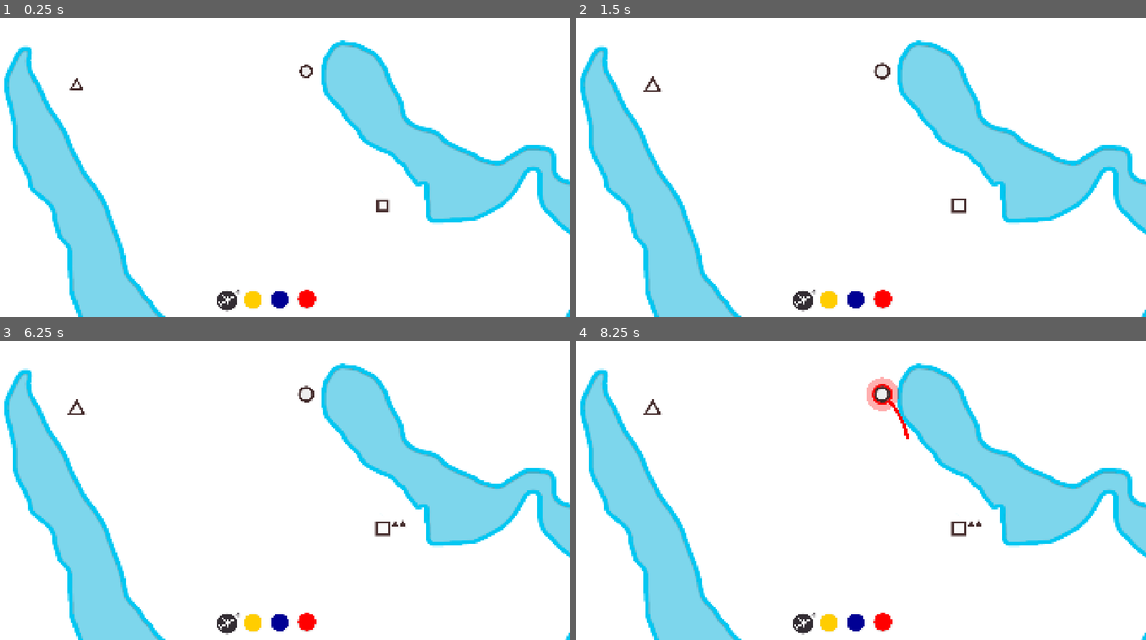
Above: before the commit, frames 1-4 (two rows, left to right).
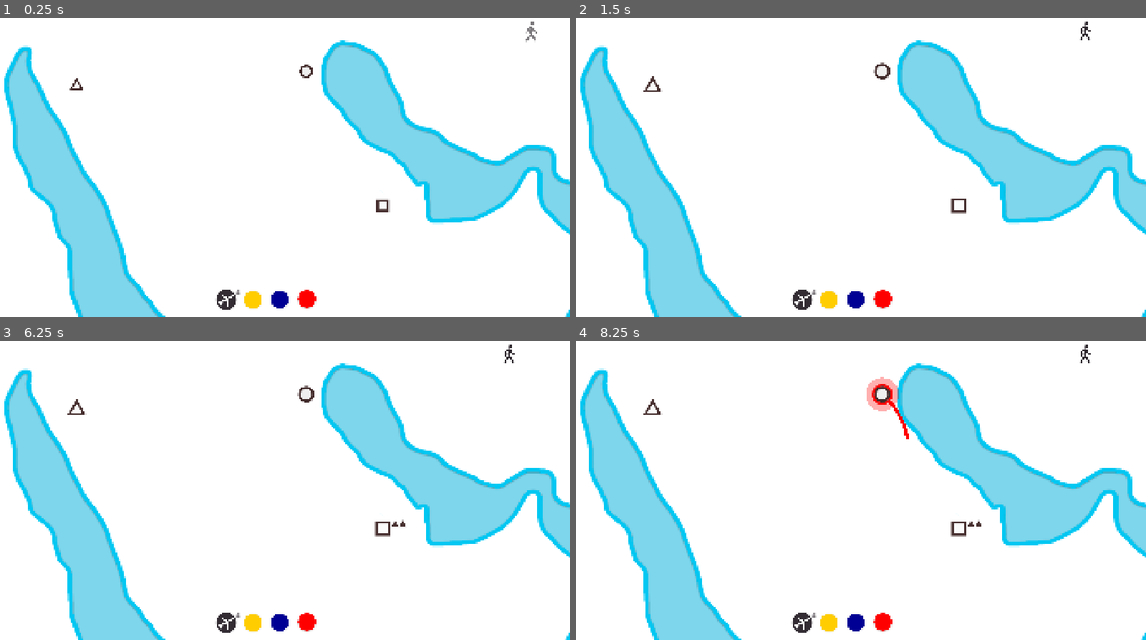
Above: after the commit, the same moments.

Repository: top-it-090304/Holding-Pattern
Game: Godot game, scene res://scene/Main.tscn
Same seed, same stepped clock (60 frames per second), same inputs: the game is played once before the commit and once after it.
Inputs (mouse positions are in pixels of both pictures, inside the frame that each line leads up to):
- Up to frame 1 (0.25 s): no input
- Up to frame 2 (1.5 s): click (832, 299) at 0.5 s; click (855, 299) at 1.25 s
- Up to frame 3 (6.25 s): click (307, 622) at 2 s; click (256, 622) at 2.75 s; click (279, 622) at 3.5 s; click (307, 622) at 4.25 s; click (256, 622) at 5 s; click (279, 622) at 5.75 s
- Up to frame 4 (8.25 s): click (883, 622) at 6.5 s; tap Enter at 7.25 s; drag from (804, 625) to (883, 394) at 7.27 s; tap Space at 8 s; drag from (883, 394) to (957, 529) at 8.02 s

The runs differ from the first frame. In frame 1, 0.1% of the frame differs, in the area x 38-95%, y 1-99%; in frame 2, 0.1%; in frame 3, 0.1%; in frame 4, 0.1%.
Error after the commit: Invalid access to property or key 'texture' on a base object of type 'null instance'. (res://scripts/Plane_add.gd:18)

Commit message:
feat: count passengers delivery

Diff:
--- a/project.godot
+++ b/project.godot
@@ -19,6 +19,7 @@
 [autoload]
 
 GameData="*uid://b8gyqpk7m3yjq"
+Events="*uid://sgyghjllpleo"
 
 [display]
 
--- a/scene/Main.tscn
+++ b/scene/Main.tscn
@@ -9,6 +9,7 @@
 [ext_resource type="Script" uid="uid://c44tchjyc16q0" path="res://scripts/Plane_add.gd" id="7_s5yxy"]
 [ext_resource type="Texture2D" uid="uid://dirl28ic4l46t" path="res://objects/Fly_ghost.png" id="8_eik88"]
 [ext_resource type="Script" uid="uid://dj87sysn61exl" path="res://scripts/Plane_count.gd" id="9_pnqar"]
+[ext_resource type="Texture2D" uid="uid://c7ssbco7yvqas" path="res://objects/Man.png" id="10_3sxgj"]
 
 [sub_resource type="ButtonGroup" id="ButtonGroup_hr7lf"]
 allow_unpress = true
@@ -84,23 +85,11 @@
 flat = true
 expand_icon = true
 
-[node name="CountFly" type="TextureRect" parent="UI" unique_id=1910985803]
-texture_filter = 6
-offset_left = 735.0
-offset_top = 910.0
-offset_right = 806.0
-offset_bottom = 981.0
-mouse_filter = 0
-texture = ExtResource("6_eik88")
-expand_mode = 1
-script = ExtResource("7_s5yxy")
-
 [node name="TexturePlaneGhost" type="TextureRect" parent="UI" unique_id=1382701883]
-visible = false
-offset_left = 2871.0
-offset_top = -344.0
-offset_right = 2945.0
-offset_bottom = -284.0
+offset_left = -189.0
+offset_top = 24.0
+offset_right = -115.0
+offset_bottom = 84.0
 texture = ExtResource("8_eik88")
 
 [node name="CountPlaneZero" type="TextureRect" parent="UI" unique_id=28308419]
@@ -110,13 +99,55 @@
 offset_bottom = -220.0
 metadata/_edit_use_anchors_ = true
 
-[node name="CountPlane" type="Label" parent="UI" unique_id=328349660]
+[node name="CountPlane" type="Control" parent="UI" unique_id=1520139293]
+layout_mode = 3
+anchors_preset = 0
+offset_right = 40.0
+offset_bottom = 40.0
+
+[node name="AddPlane" type="TextureRect" parent="UI/CountPlane" unique_id=1910985803]
+texture_filter = 6
+layout_mode = 0
+offset_left = 732.0
+offset_top = 907.0
+offset_right = 803.0
+offset_bottom = 978.0
+mouse_filter = 0
+texture = ExtResource("6_eik88")
+expand_mode = 1
+script = ExtResource("7_s5yxy")
+
+[node name="Count" type="Label" parent="UI/CountPlane" unique_id=328349660]
+layout_mode = 0
 offset_left = 800.0
-offset_top = 898.0
+offset_top = 900.0
 offset_right = 820.0
-offset_bottom = 930.0
+offset_bottom = 932.0
 label_settings = SubResource("LabelSettings_pnqar")
 script = ExtResource("9_pnqar")
+
+[node name="ScorePack" type="Control" parent="UI" unique_id=1916879007]
+layout_mode = 3
+anchors_preset = 0
+offset_right = 40.0
+offset_bottom = 40.0
+
+[node name="Man" type="TextureRect" parent="UI/ScorePack" unique_id=1258659211]
+layout_mode = 0
+offset_left = 1683.0
+offset_top = 8.0
+offset_right = 1753.0
+offset_bottom = 78.0
+texture = ExtResource("10_3sxgj")
+expand_mode = 1
+
+[node name="Score" type="Label" parent="UI/ScorePack" unique_id=527697484]
+layout_mode = 0
+offset_left = 1653.0
+offset_top = 30.0
+offset_right = 1693.0
+offset_bottom = 53.0
+text = "0"
 
 [node name="AirportSpawn" type="Node2D" parent="." unique_id=2036406742]
 
--- /dev/null
+++ b/scripts/Event.gd
@@ -0,0 +1,3 @@
+extends Node
+
+signal passengers_delivery
--- a/scripts/Main.gd
+++ b/scripts/Main.gd
@@ -5,6 +5,10 @@
 
 @onready var spawn_points := $AirportSpawn
 @onready var camera := $Camera2D
+@onready var score_pack = $UI/ScorePack
+@onready var score_label = $UI/ScorePack/Score
+
+var passengers_delivery: int = 0
 
 var start_shapes = [
 	GameData.ShapeType.CIRCLE,
@@ -44,6 +48,9 @@
 	max_phases = all_zones.size()
 	unlock_next_phase()
 
+	Events.passengers_delivery.connect(_on_passengers_delivery)
+	animate_score()
+
 	var passenger_timer = Timer.new()
 	passenger_timer.wait_time = 3.0
 	passenger_timer.autostart = true
@@ -58,8 +65,37 @@
 
 	for i in range(3):
 		spawn_airport()
+
+	score_pack.scale = Vector2.ZERO
+	score_pack.modulate.a = 0
+	get_tree().create_timer(1.0).timeout.connect(animate_score)
+
+func _process(delta):
+	if is_drawing and selected_airport:
+		var current_color = GameData.lines_data["current hex color"]
+		pred_line.default_color = Color(current_color.r, current_color.g, current_color.b)
+
+		selected_airport.draw_stroke(true)
+
+		line_draw(selected_airport.global_position, get_global_mouse_position())
+		check_airport()
+	if camera:
+		var zoom_speed = 0.03 ## скорость камеры
+		camera.zoom = camera.zoom.lerp(target_zoom, zoom_speed * delta)
+
+func animate_score():
+	var tween = create_tween().set_parallel(true)
+	tween.tween_property(score_pack, "scale", Vector2.ONE, 0.6).set_trans(Tween.TRANS_BACK).set_ease(Tween.EASE_OUT)
+
+	tween.tween_property(score_pack, "modulate:a", 1.0, 0.4)
+
+func _on_passengers_delivery():
+	passengers_delivery += 1
+	score_label.text = str(passengers_delivery)
+
 func _on_phase_timer_timeout():
 	unlock_next_phase()
+
 
 func unlock_next_phase():
 	if current_phase < max_phases:
@@ -78,18 +114,7 @@
 		if event.button_index == MOUSE_BUTTON_LEFT and not event.pressed:
 			stop_draw()
 
-func _process(delta):
-	if is_drawing and selected_airport:
-		var current_color = GameData.lines_data["current hex color"]
-		pred_line.default_color = Color(current_color.r, current_color.g, current_color.b)
-
-		selected_airport.draw_stroke(true)
-
-		line_draw(selected_airport.global_position, get_global_mouse_position())
-		check_airopotr()
-	if camera:
-		var zoom_speed = 0.03 ## скорость камеры
-		camera.zoom = camera.zoom.lerp(target_zoom, zoom_speed * delta)
+
 
 
 func line_draw(pos1: Vector2, pos2: Vector2):
@@ -110,7 +135,7 @@
 	curve.add_point(p2)
 	pred_line.points = curve.get_baked_points()
 
-func check_airopotr():
+func check_airport():
 	var mouse_pos = get_global_mouse_position()
 
 	for airport in get_tree().get_nodes_in_group("airports"):
--- a/scripts/Plane.gd
+++ b/scripts/Plane.gd
@@ -1,4 +1,6 @@
 extends Sprite2D
+
+signal passengers_delivery
 
 var current_route: Dictionary
 var t: float = 0.0
@@ -112,6 +114,7 @@
 	cargo = cargo.filter(func(p_shape): return p_shape != airport.my_shape)
 
 	if cargo.size() < initial_cargo_size:
+		Events.passengers_delivery.emit()
 		queue_redraw()
 
 func _load_passenger(airport):
--- a/scripts/Plane_add.gd
+++ b/scripts/Plane_add.gd
@@ -2,7 +2,8 @@
 
 var is_dragging = false
 var ghost_plane: Sprite2D
-@onready var fly_count = $"../TexturePlaneGhost"
+@onready var fly_count = $"../UI/TexturePlaneGhost"
+
 
 func _gui_input(event):
 	if event is InputEventMouseButton and event.button_index == MOUSE_BUTTON_LEFT:
Not shown, added: scripts/Event.gd.uid
